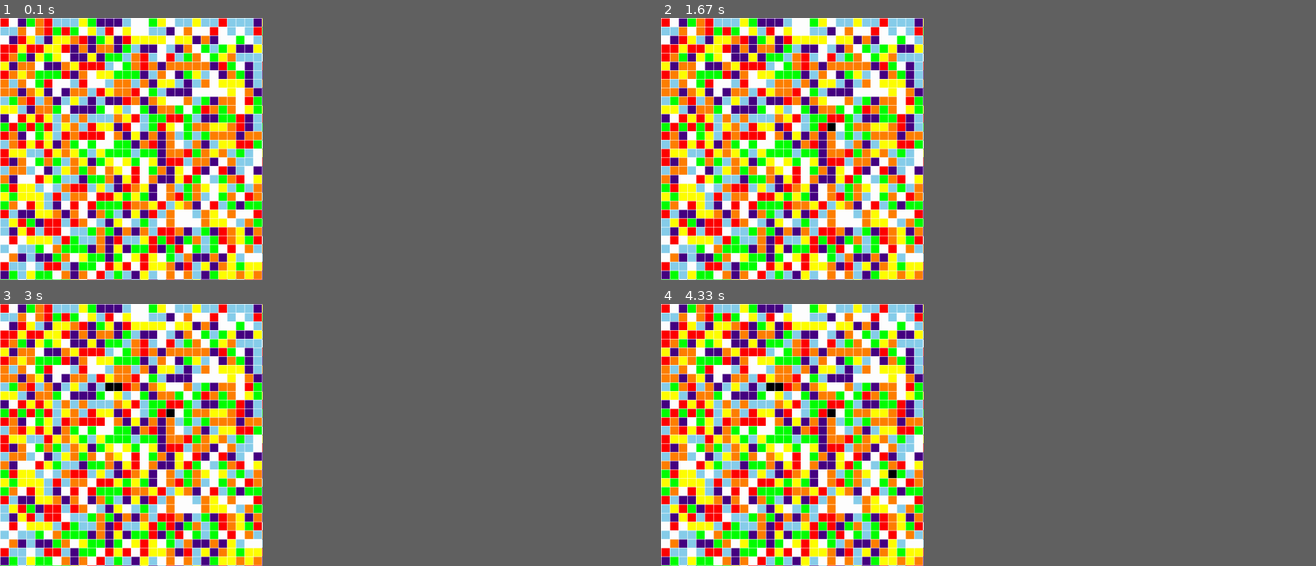
Above: before the commit, frames 1-4 (two rows, left to right).
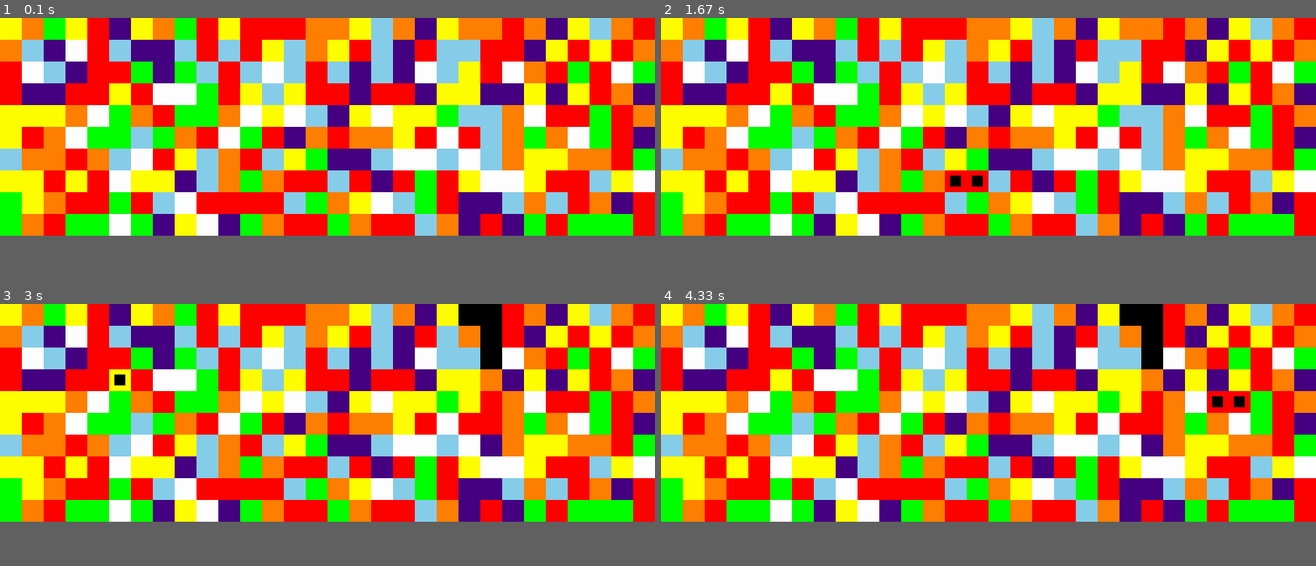
Above: after the commit, the same moments.

Repository: plasticruler/games
Game: pygame game, started from pygames/game_same_game.py
Two runs of this game, one before a commit and one after it. Both use one fixed random seed, a clock stepped at 60 frames per second and the inputs below.
Inputs (mouse positions are in pixels of both pictures, inside the frame that each line leads up to):
- Up to frame 1 (0.1 s): no input
- Up to frame 2 (1.67 s): press the mouse at (988, 141) at 0.37 s; move the mouse to (909, 133) at 0.47 s; release the mouse at (831, 128) at 0.6 s; press the mouse at (988, 141) at 0.7 s; move the mouse to (1027, 143) at 0.8 s; release the mouse at (1067, 143) at 0.93 s; press the mouse at (988, 141) at 1.1 s; move the mouse to (975, 162) at 1.2 s; move the mouse to (955, 183) at 1.3 s; release the mouse at (955, 183) at 1.33 s; press the mouse at (988, 141) at 1.5 s; move the mouse to (1073, 151) at 1.6 s
- Up to frame 3 (3 s): release the mouse at (497, 445) at 1.73 s; move the mouse to (458, 395) at 1.87 s; click (458, 395) at 2 s; press the mouse at (458, 395) at 2.3 s; move the mouse to (288, 390) at 2.4 s; release the mouse at (124, 385) at 2.53 s; press the mouse at (458, 395) at 2.7 s; move the mouse to (406, 400) at 2.8 s; release the mouse at (353, 403) at 2.93 s
- Up to frame 4 (4.33 s): press the mouse at (1119, 395) at 3.1 s; move the mouse to (1008, 435) at 3.2 s; move the mouse to (890, 476) at 3.3 s; release the mouse at (890, 476) at 3.33 s; press the mouse at (1119, 395) at 3.5 s; move the mouse to (1119, 390) at 3.6 s; release the mouse at (1126, 385) at 3.73 s; press the mouse at (1119, 395) at 3.9 s; move the mouse to (1165, 403) at 4 s; release the mouse at (1217, 408) at 4.13 s; press the mouse at (1119, 395) at 4.3 s
In our replay, the window is 361x361 before the commit and 900x300 after it. These sizes can differ from the game's own. Grey fills any space a smaller window leaves; there, only what the larger window draws over its background counts as a difference.

The runs differ from the first frame. In frame 1, 72% of the frame differs, in the area x 0-100%, y 0-100%; in frame 2, 73%; in frame 3, 72%; in frame 4, 73%.

Commit message:
added same game

Diff:
--- a/pygames/game_same_game.py
+++ b/pygames/game_same_game.py
@@ -8,19 +8,47 @@
 from collections import defaultdict
 class TILE_TYPE(Enum):
     VISIBLE = 1
-    COLLAPSED = 2
+    COLLAPSABLE = 2
+    COLLAPSED = 4
+    OUTLINED = 8
 
 class SQUARE_DATA:
-    def __init__(self, t, m=0):
+    def __init__(self, t, label="P"):
         self.Square_Type = t
-        self.Colour = COLOURS.GetRandomColour()
-
-
-class BLOCK:
-    def __init__(pos, d):
-        self.pos = pos
-        self.data = d
-        self.is_obstacle = True
+        self.Label = label
+        d = random.random()
+        if d < 0.2:
+            self.Colour = COLOURS.RED
+        else:
+            self.Colour = COLOURS.GetRandomColour()
+    def __repr__(self):
+        return f"Square Type: {self.Square_Type} Color: {self.Colour}"
+
+class Position:
+    def __init__(self, width, height):
+        self.width = width
+        self.height = height
+class BOARD_MANAGER:
+    def __init__(self, rows, cols, blockSize):
+        self.rows = rows
+        self.cols = cols
+        self.blockSize = blockSize
+        self.width = cols * blockSize
+        self.height = rows * blockSize
+
+    def get_pos_by_row_and_col(self, row, col):
+        if col-1 > self.cols:
+            raise ValueError("Invalid column referenced.")
+        if row-1 > self.rows:
+            raise ValueError("Invalid row referenced.")
+        return (col * self.blockSize, row * self.blockSize)
+
+    def get_row_and_col_from_pos(self, pos):
+        return ((pos[1] // self.blockSize), (pos[0] // self.blockSize))
+
+    def is_row_valid(self, row):
+        return row < self.rows
+
 
 
 class COLOURS:
@@ -39,107 +67,149 @@
         if not select:
             return (random.randrange(0, 255), random.randrange(0, 255), random.randrange(0, 255))
         else:
-            return random.choice([COLOURS.INDIGO, COLOURS.RED, COLOURS.WHITE, COLOURS.GREEN, COLOURS.ORANGE, COLOURS.SKY_BLUE, COLOURS.YELLOW])
+            return random.choice([COLOURS.WHITE, COLOURS.YELLOW, COLOURS.RED, COLOURS.INDIGO, COLOURS.GREEN, COLOURS.ORANGE, COLOURS.SKY_BLUE])
+
+
+class Game:
+    run = True
+    def __init__(self):
+        pass
+    def run(self):
+        while run:
+            pass
 
 NUMBER_OF_SQUARES_TO_UNCOVER = 1
 
-grid_data = defaultdict(lambda:SQUARE_DATA(TILE_TYPE.VISIBLE))
-
-def has_top(pos, size, steps=10):
-    return not (pos[1] == 0)
-def has_bottom(pos, size, steps=10):
-    return not (pos[1] + steps >= size[1])
-def has_left(pos, size, steps=10):
-    return not (pos[0] == 0 or pos[0]+1 - (steps) <= 0)
-def has_right(pos, size, steps=10):
-    return not (pos[0] + steps >= size[1])
-
-def process_blocks(pos, size, target_color, steps=10):
-    """basically this is just a flood fill"""
-    block_at_pos = grid_data[pos]
-
-    if block_at_pos.Square_Type == TILE_TYPE.COLLAPSED:
+grid_data = {}
+def has_top(clicked_square):
+    #check row
+    return (clicked_square[0] >= 1)
+
+def has_bottom(clicked_square):
+    return (clicked_square[0] < size_manager.rows-1)
+
+def has_left(clicked_square):
+    return (clicked_square[1] > 0)
+
+def has_right(clicked_square):
+    return (clicked_square[1] < size_manager.cols-1)
+
+def process_blocks(clicked_square, target_color):
+    if grid_data[clicked_square].Square_Type in [TILE_TYPE.COLLAPSED, TILE_TYPE.COLLAPSABLE, TILE_TYPE.OUTLINED]:
         return
 
-    if block_at_pos.Colour == target_color:
-        grid_data[pos].Square_Type = TILE_TYPE.COLLAPSED
-        grid_data[pos].Colour = COLOURS.BLACK
-    else:
+    if grid_data[clicked_square].Colour == target_color:
+        neighbouring_squares = get_neighbouring_cross(clicked_square)
+        grid_data[clicked_square].Square_Type = TILE_TYPE.OUTLINED
+        for square in neighbouring_squares:
+            process_blocks(square, target_color)
+
+def apply_collapsed(size, rows, cols):
+    move_left = False
+    for col in range(0, cols):
+        blocks = [b for b in get_blocks_by_col(col) if grid_data[b].Square_Type == TILE_TYPE.OUTLINED]
+        #collapse this column
+
+        for b in blocks:
+            move_block_down(b)  #works brilliantly
+
+    for col in range(cols):
+        if does_col_need_left_shift(col):
+            move_col_left(col)
+
+def move_block_down(square):
+    if grid_data[square].Square_Type == TILE_TYPE.COLLAPSED:
         return
-    neighbouring_squares = get_neighbouring_cross(pos, size, steps)
-    for square in neighbouring_squares:
-        process_blocks(square, size,target_color, steps)
-
-def get_neighbouring_cross(pos, size, steps=10):
-    pos = get_square_at(pos, size, steps)
+
+    if not has_top(square):
+        grid_data[square].Colour = COLOURS.BLACK
+        grid_data[square].Square_Type = TILE_TYPE.COLLAPSED
+        return
+
+    top = (square[0]-1, square[1])
+
+    grid_data[square].Colour = grid_data[top].Colour
+    grid_data[square].Label = grid_data[top].Label
+    grid_data[square].Square_Type = TILE_TYPE.VISIBLE
+
+    move_block_down(top)
+
+def does_col_need_left_shift(col):
+    blocks = get_blocks_by_col(col)
+    return len(blocks) == len([b for b in blocks if grid_data[b].Colour == COLOURS.BLACK])
+
+def move_col_left(col):
+    for r in range(size_manager.rows):
+        if not has_right((r,col)):
+            grid_data[(r,col)].Colour = COLOURS.BLACK
+            grid_data[(r,col)].Square_Type = TILE_TYPE.VISIBLE
+        else:
+            grid_data[(r, col)].Colour = grid_data[(r, col + 1)].Colour
+            grid_data[(r,col)].Label = grid_data[(r,col+1)].Label
+            grid_data[(r,col)].Square_Type = TILE_TYPE.VISIBLE
+
+            grid_data[(r,col+1)].Colour = COLOURS.BLACK
+            grid_data[(r,col+1)].Square_Type = TILE_TYPE.VISIBLE
+
+def get_blocks_by_col(col):
+    if col-1 > size_manager.cols or col < 0:
+        return []
+    blocks = []
+    for r in range(size_manager.rows):
+        blocks.append((r,col))
+    return blocks
+
+def get_neighbouring_cross(square):
     squares = []
-    if has_top(pos, size, steps):
-        squares.append(get_square_at((pos[0], pos[1]-steps), size,steps)) #T
-    if has_bottom(pos, size, steps):
-        squares.append(get_square_at((pos[0], pos[1]+steps), size, steps)) #B
-    if has_right(pos, size, steps):
-        squares.append(get_square_at((pos[0] + steps, pos[1]), size, steps))  #R
-    if has_left(pos, size, steps):
-        squares.append(get_square_at((pos[0] - steps, pos[1]), size, steps))  #L
+    if has_top(square):
+        squares.append((square[0]-1,square[1])) #T
+    if has_bottom(square):
+        squares.append((square[0]+1, square[1])) #B
+    if has_right(square):
+        squares.append((square[0], square[1]+1))  #R
+    if has_left(square):
+        squares.append((square[0],square[1]-1))  #L
     return squares
 
-def get_neighbouring_squares(pos, size, steps=10):
-    pos = get_square_at(pos, size, steps)
-    #T,TR,R,BR,B,BL,L,TL
-    squares = []
-    if has_top(pos, size, steps):
-        squares.append(get_square_at((pos[0], pos[1]-steps), size,steps)) #T
-        if has_left(pos, size, steps):
-            squares.append(get_square_at((pos[0] - steps, pos[1] - steps),size, steps))  #TL
-        if has_right(pos, size, steps):
-            squares.append(get_square_at((pos[0] + steps, pos[1] - steps), size, steps))  #TR
-    if has_bottom(pos, size, steps):
-        squares.append(get_square_at((pos[0], pos[1]+steps), size, steps)) #B
-        if has_left(pos, size, steps):
-            squares.append(get_square_at((pos[0] - steps, pos[1] + steps), size, steps))  #BL
-        if has_right(pos, size, steps):
-            squares.append(get_square_at((pos[0] + steps, pos[1] + steps),size, steps))  #BR
-    if has_right(pos, size, steps):
-        squares.append(get_square_at((pos[0] + steps, pos[1]), size, steps))  #R
-    if has_left(pos, size, steps):
-        squares.append(get_square_at((pos[0] - steps, pos[1]), size, steps))  #L
-    return squares
-
-def get_square_at(pos, size, steps=10):
-    x = (pos[0] // steps) * steps
-    y = (pos[1] // steps) * steps
-    return (x,y)
-
-def draw_grid(screen, size, steps=10):
-    for x in range(0, size[0] + 1, steps):
-        pygame.draw.line(screen, COLOURS.WHITE, (x, 0), (x, size[1]), 1)
-        for y in range(0,size[1]+1, steps):
-            pygame.draw.line(screen, COLOURS.WHITE, (0, y), (size[0], y), 1)
-
-
-
-def draw_text_in_block(text, x,y,screen, size,font_size=8, steps=10):
-    pos = get_square_at((x, y), size, steps)
+
+def get_square_at(pos):
+    return size_manager.get_row_and_col_from_pos(pos)
+
+def draw_grid(screen):
+    for x in range(size_manager.rows):
+        pygame.draw.line(screen, COLOURS.WHITE, size_manager.get_pos_by_row_and_col(x,0), size_manager.get_pos_by_row_and_col(x,size_manager.cols), 1)
+        for y in range(size_manager.cols):
+            pygame.draw.line(screen, COLOURS.WHITE, size_manager.get_pos_by_row_and_col(0,y), size_manager.get_pos_by_row_and_col(size_manager.rows,y), 1)
+
+def draw_text_in_block(text,pos,screen, font_size=11):
     font = pygame.font.Font("freesansbold.ttf", font_size)
-    t = font.render(text, True, COLOURS.BLACK, COLOURS.GREEN)
+    t = font.render(text, True, COLOURS.BLACK, COLOURS.WHITE)
     textRect = t.get_rect()
-    textRect.center = ((pos[0]+steps//2 ), (pos[1] +steps//2))
+    textRect.center = ((pos[0]+SQUARE_SIZE//2 ), (pos[1] +SQUARE_SIZE//2))
     screen.blit(t, textRect)
 
-def create_level(size, grid_data, steps=10):
-    return
-    for i in range(size[0] / steps):
-        block_colour = COLOURS.GetRandomColour()
-
-    #block_width = size[1] /
-
+def create_level(size):
+    for col in range(COLS):
+        for row in range(ROWS):
+            grid_data[(row,col)] = SQUARE_DATA(TILE_TYPE.VISIBLE)
+            grid_data[(row, col)].Square_Type = TILE_TYPE.VISIBLE
+            grid_data[(row,col)].Label = f"{row}:{col}"
+
+def update_score():
+    s = f"SAME GAME{1}"
+    pygame.display.set_caption("SAME GAME")
+########################################################################################
 pygame.init()
+ROWS = 10
+COLS = 30
+SQUARE_SIZE = 50
+
+size_manager = BOARD_MANAGER(ROWS, COLS, SQUARE_SIZE)
 
 # Set the width and height of the screen [width, height]
-size = (600, 600)
-screen = pygame.display.set_mode((size[0]+2, size[1]+2))
-
-pygame.display.set_caption("Minesweeper")
+size = (size_manager.width, size_manager.height)
+
+screen = pygame.display.set_mode((size[0], size[1]))
 
 # Loop until the user clicks the close button.
 done = False
@@ -150,21 +220,16 @@
 # game variables
 BUTTON_LEFT = 1
 BUTTON_RIGHT = 3
-SQUARE_SIZE = 20
+
 pos = (0, 0)
 clicked_square = (0, 0)
 selected_squares = []
 
-
-for x in range(0, size[0] + 1, SQUARE_SIZE):
-        for y in range(0,size[1]+1, SQUARE_SIZE):
-            s = get_square_at((x, y), size, SQUARE_SIZE)
-            grid_data[s].Square_Type = TILE_TYPE.VISIBLE
-
-create_level(size, grid_data, SQUARE_SIZE) #fill with mines
-print("rows: ", int(size[1]/SQUARE_SIZE), " cols: ", int(size[0]/SQUARE_SIZE))
+create_level(size) #fill with mines
+print(f"rows: {ROWS} cols: {COLS}")
 
 # -------- Main Program Loop -----------
+#Game().run()
 while not done:
     # --- Main event loop
     handle_left_click = False
@@ -173,10 +238,20 @@
             done = True
             continue
         if event.type == pygame.MOUSEBUTTONUP and event.button == BUTTON_LEFT and not handle_left_click:
+            handle_left_click = True
             pos = pygame.mouse.get_pos()
-            clicked_square = get_square_at(pos, size, SQUARE_SIZE)
-            process_blocks(clicked_square, size, grid_data[clicked_square].Colour, SQUARE_SIZE) #the game runs inside this
-            handle_left_click = True
+            clicked_square = size_manager.get_row_and_col_from_pos(pos)
+            clicked_row, clicked_col = size_manager.get_row_and_col_from_pos(pos)
+            if grid_data[clicked_square].Square_Type == TILE_TYPE.OUTLINED: #the user has clicked an outlined block
+                apply_collapsed(size, ROWS, COLS)
+                continue
+
+            for k in [m for m in grid_data if grid_data[m].Square_Type == TILE_TYPE.OUTLINED]:
+                grid_data[k].Square_Type = TILE_TYPE.VISIBLE
+
+            process_blocks(clicked_square, grid_data[clicked_square].Colour)  #the game runs inside this
+
+            #update_score()
 
     # --- Game logic should go here
 
@@ -185,16 +260,22 @@
 
     # --- Drawing code should go here        (update game visuals / no logic here!)
     # draw a grid
-    draw_grid(screen, size, SQUARE_SIZE)
+    draw_grid(screen)
 
     #update grid
+
     for k in grid_data:
-        pygame.draw.rect(screen, grid_data[k].Colour, [k[0] + 1, k[1] + 1, SQUARE_SIZE - 1, SQUARE_SIZE - 1])
-
-    #print labels
-    #uncovered_squares = [x for x in grid_data if not (grid_data[x].Square_Type in [TILE_TYPE.MINED_UNCOVERED, TILE_TYPE.MINED, TILE_TYPE.COVERED])]
-    #for us in uncovered_squares:
-    #    draw_text_in_block(str(grid_data[us].MineCount),us[0]+1,us[1]+1,screen,size,8,SQUARE_SIZE)
+        pos = size_manager.get_pos_by_row_and_col(k[0], k[1])
+        pygame.draw.rect(screen, grid_data[k].Colour, [pos[0] , pos[1], SQUARE_SIZE , SQUARE_SIZE])
+
+    for k in [m for m in grid_data if grid_data[m].Square_Type == TILE_TYPE.OUTLINED]:
+        marker_size = SQUARE_SIZE // 2
+        pos = size_manager.get_pos_by_row_and_col(k[0], k[1])
+        pygame.draw.rect(screen, COLOURS.BLACK, [pos[0] + marker_size // 2, pos[1] + marker_size // 2, marker_size, marker_size])
+
+    #for k in grid_data:
+    #    draw_text_in_block(grid_data[k].Label, (k[1] * SQUARE_SIZE,k[0]*SQUARE_SIZE), screen)
+
 
     # --- Go ahead and update the screen with what we've drawn.
     pygame.display.flip()
